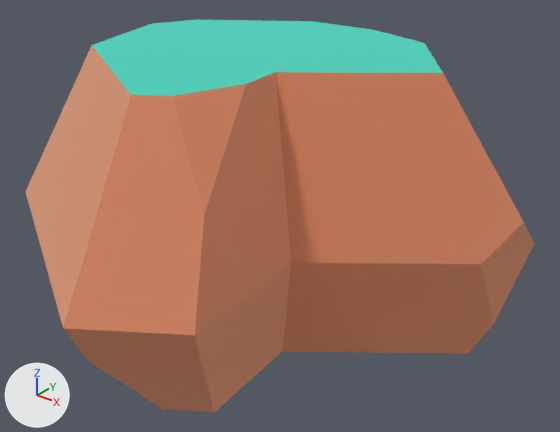
The glTF model island-race/import/kenney-nature-kit/rock_largeD.glb as it was, and as the next commit left it.
The view is the same before and after, from a camera (50 mm lens) standing at (0.98, -1.111, 0.889) and looking at (0.071, 0.026, 0.184). Lighting does not change. The marker at lower left points along +X, +Y and +Z. The older version comes first. Where no turn or scale is listed for an object, it has been applied to the vertices. Vertices at exactly the same position are counted once.

In view in the first picture: 'rock_largeD'.
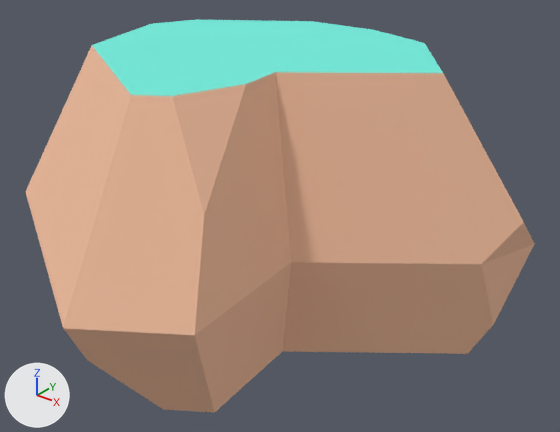
Where the change shows, as pixel boxes (x1, y1, x2, y2) in the pictures (560 x 432 px):
'rock_largeD', recoloured, surface changed: (26, 19, 534, 413) in both
part 1 of me_mesh_rock_larged, recoloured: (26, 45, 534, 413) in both
part 2 of me_mesh_rock_larged, recoloured: (92, 19, 443, 96) in both
part 3 of me_mesh_rock_larged, surface changed (orange to beige): (26, 19, 534, 413) in both

Patch to the scene script:
```diff
--- a/island-race/import/kenney-nature-kit/rock_largeD.glb.py
+++ b/island-race/import/kenney-nature-kit/rock_largeD.glb.py
@@ img_image_0 @@
+img_image_0 = load_image('Image_0', '_unpacked/Image_0', 16, 16, 'sRGB')
@@ mat_palette @@
+mat_palette = principled_material('palette')
+mat_palette.texture = img_image_0
+mat_palette.roughness = 1.0
@@ me_mesh_rock_larged @@
 me_mesh_rock_larged.from_pydata(...)  # 38 vertices, 80 faces; spans x -0.534..0.534, y -0.515..0.515, z 0.0..0.568
 # used by ob_rock_larged; location = (0.0, 0.0, -0.05)
-me_mesh_rock_larged.materials.append(mat_defaultmat)  # white #ffffff
+# me_mesh_rock_larged part 1: all 63 faces that had it switch from mat_dirt (beige #f2be9e) to mat_palette (picture img_image_0)
+# me_mesh_rock_larged part 2: all 9 faces that had it switch from mat_grass (cyan #73eddd) to mat_palette (picture img_image_0)
+# me_mesh_rock_larged part 3: texture (UV) coordinates of 80 of 80 faces, centred in x -0.445..0.52, y -0.462..0.472, z 0.0..0.568, changed; they spanned u -18.38..20.44, v -14.37..20.75 and now span u 0.25..0.75, v 0.25..0.75
@@ ob_tmpparent @@
-ob_tmpparent = bpy.data.objects.new('tmpParent', None)
-ob_tmpparent.location = (0.0, 0.0, 0.0)
```
